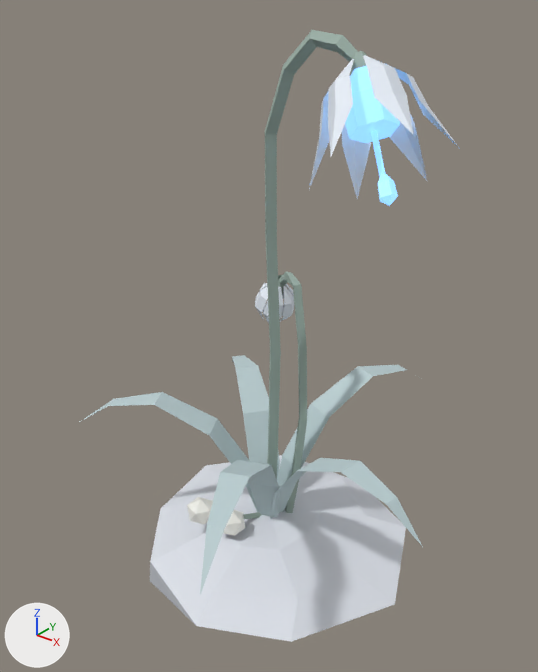
Before and after pictures for a commit that changed the FBX model unity/InvisibilityPotionAssets/Assets/Models/plant_t2_b.fbx.
One viewpoint serves both versions: a 50 mm camera at (0.389, -0.488, 0.537) aimed at (0.001, -0.004, 0.237). Lighting does not change. The marker at lower left points along +X, +Y and +Z. The older version comes first. Vertices at exactly the same position are counted once.

Objects in the first picture: 'plant_t2_b'.
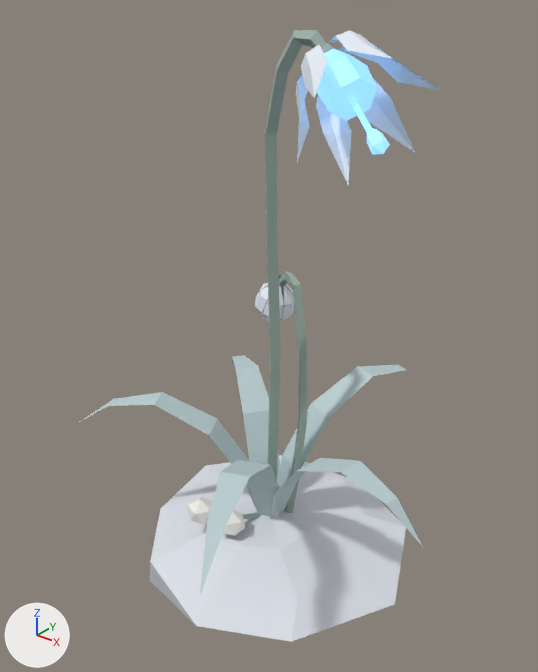
Pixel boxes (x1, y1, x2, y2) of what changed, in the pictures (538 x 672 px; the box of a moved part takes in the faces that stretch with it):
'plant_t2_b', reshaped
    before: (80, 30, 460, 642)
    after: (80, 30, 442, 642)
part 1 of me_plant_t2_b, moved or reshaped
    before: (363, 55, 413, 134)
    after: (329, 30, 392, 58)
part 2 of me_plant_t2_b, moved or reshaped
    before: (328, 59, 354, 156)
    after: (301, 45, 327, 98)
part 3 of me_plant_t2_b, moved or reshaped
    before: (309, 91, 329, 189)
    after: (296, 76, 309, 162)
part 4 of me_plant_t2_b, moved or reshaped
    before: (342, 125, 371, 200)
    after: (316, 95, 352, 184)
part 5 of me_plant_t2_b, moved or reshaped
    before: (390, 114, 428, 182)
    after: (364, 78, 416, 153)
part 6 of me_plant_t2_b, moved or reshaped
    before: (375, 59, 460, 149)
    after: (339, 43, 442, 91)
part 7 of me_plant_t2_b, moved or reshaped
    before: (350, 51, 367, 76)
    after: (321, 43, 335, 53)
part 8 of me_plant_t2_b, moved or reshaped
    before: (345, 66, 400, 143)
    after: (317, 49, 377, 121)
part 9 of me_plant_t2_b, moved or reshaped
    before: (371, 130, 385, 176)
    after: (350, 97, 372, 132)
part 10 of me_plant_t2_b, moved or reshaped
    before: (378, 173, 398, 206)
    after: (367, 128, 390, 155)
part 11 of me_plant_t2_b, moved or reshaped
    before: (265, 30, 358, 135)
    after: (265, 30, 327, 134)

Patch to the scene script:
```diff
--- a/unity/InvisibilityPotionAssets/Assets/Models/plant_t2_b.fbx.py
+++ b/unity/InvisibilityPotionAssets/Assets/Models/plant_t2_b.fbx.py
@@ me_plant_t2_b @@
 # used by ob_plant_t2_b; location = (0.0, 0.0, 0.0); rotation_euler = (1.571, 0.0, 0.0), in degrees (90, 0, 0); scale = (0.01, 0.01, 0.01)
-me_plant_t2_b.from_pydata(...)  # 366 vertices, 275 faces; spans x -18.0..18.8, y -1.3..50.0, z -20.3..19.6
+me_plant_t2_b.from_pydata(...)  # 366 vertices, 275 faces; spans x -18.0..18.8, y -1.3..50.3, z -20.3..19.6
+# me_plant_t2_b part 1: the loose piece of 10 vertices spanning x 8.8..15.9, y 44.6..48.6, z 0.3..5.5 is multiplied about its middle by the matrix ((0.942, -0.332, 0.044), (0.314, 0.922, 0.226), (-0.116, -0.199, 0.973)), then moved by (-2.6, 2.5, -0.3)
+# me_plant_t2_b part 2: the loose piece of 10 vertices spanning x 8.0..11.4, y 42.9..48.3, z 0.8..8.1 is multiplied about its middle by the matrix ((0.942, -0.332, 0.044), (0.314, 0.922, 0.226), (-0.116, -0.199, 0.973)), then moved by (-2.1, 2.1, 0.2)
+# me_plant_t2_b part 3: the loose piece of 10 vertices spanning x 6.6..8.0, y 39.7..47.8, z 0.3..5.5 is multiplied about its middle by the matrix ((0.942, -0.332, 0.044), (0.314, 0.922, 0.226), (-0.116, -0.199, 0.973)), then moved by (-1.4, 1.2, 0.9)
+# me_plant_t2_b part 4: the loose piece of 10 vertices spanning x 6.9..9.0, y 38.0..47.4, z -1.4..1.0 is multiplied about its middle by the matrix ((0.942, -0.332, 0.044), (0.314, 0.922, 0.226), (-0.116, -0.199, 0.973)), then moved by (-1.2, 0.7, 1.1)
+# me_plant_t2_b part 5: the loose piece of 10 vertices spanning x 8.4..13.4, y 39.7..47.8, z -2.4..-0.8 is multiplied about its middle by the matrix ((0.942, -0.332, 0.044), (0.314, 0.922, 0.226), (-0.116, -0.199, 0.973)), then moved by (-1.8, 1.3, 0.6)
+# me_plant_t2_b part 6: the loose piece of 10 vertices spanning x 9.0..16.9, y 42.9..48.3, z -1.4..0.9 is multiplied about its middle by the matrix ((0.942, -0.332, 0.044), (0.314, 0.922, 0.226), (-0.116, -0.199, 0.973)), then moved by (-2.5, 2.1, -0.1)
+# me_plant_t2_b part 7: the loose piece of 12 vertices spanning x 7.6..9.9, y 46.2..48.8, z -0.7..1.5 is multiplied about its middle by the matrix ((0.942, -0.332, 0.044), (0.314, 0.922, 0.226), (-0.116, -0.199, 0.973)), then moved by (-2.8, 0.8, 0.0)
+# me_plant_t2_b part 8: the loose piece of 18 vertices spanning x 7.9..12.5, y 42.6..47.9, z -0.8..3.6 is multiplied about its middle by the matrix ((0.942, -0.332, 0.044), (0.314, 0.922, 0.226), (-0.116, -0.199, 0.973)), then moved by (-2.1, 1.6, 0.3)
+# me_plant_t2_b part 9: the loose piece of 6 vertices spanning x 9.2..12.9, y 40.7..46.4, z 0.5..3.3 is multiplied about its middle by the matrix ((0.942, -0.332, 0.044), (0.314, 0.922, 0.226), (-0.116, -0.199, 0.973)), then moved by (-1.6, 2.1, 0.5)
+# me_plant_t2_b part 10: the loose piece of 12 vertices spanning x 12.3..13.9, y 39.2..41.3, z 2.7..4.3 is multiplied about its middle by the matrix ((0.942, -0.332, 0.044), (0.314, 0.922, 0.226), (-0.116, -0.199, 0.973)), then moved by (-0.5, 3.4, 0.9)
+# me_plant_t2_b part 11: 16 of 366 vertices moved; they spanned x 1.2..8.6, y 46.8..50.0, z -0.6..0.6 and now span x 0.5..5.6, y 46.8..50.0, z -0.6..0.6; mean shift (-1.8, 0.2, 0.0); largest move (8.1, 47.6, 0.0) -> (5.1, 48.1, 0.0)
+# other edits to the shape of me_plant_t2_b do not show in these pictures
 me_plant_t2_b.materials.append(mat_baldr_snow)
```
